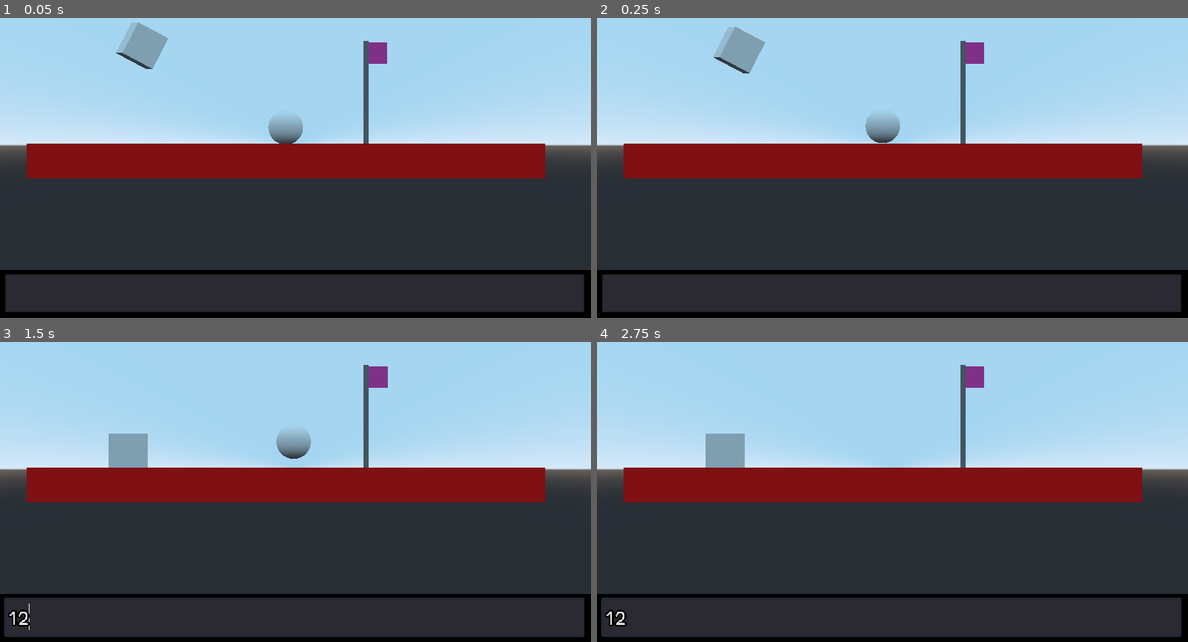
Above: before the commit, frames 1-4 (two rows, left to right).
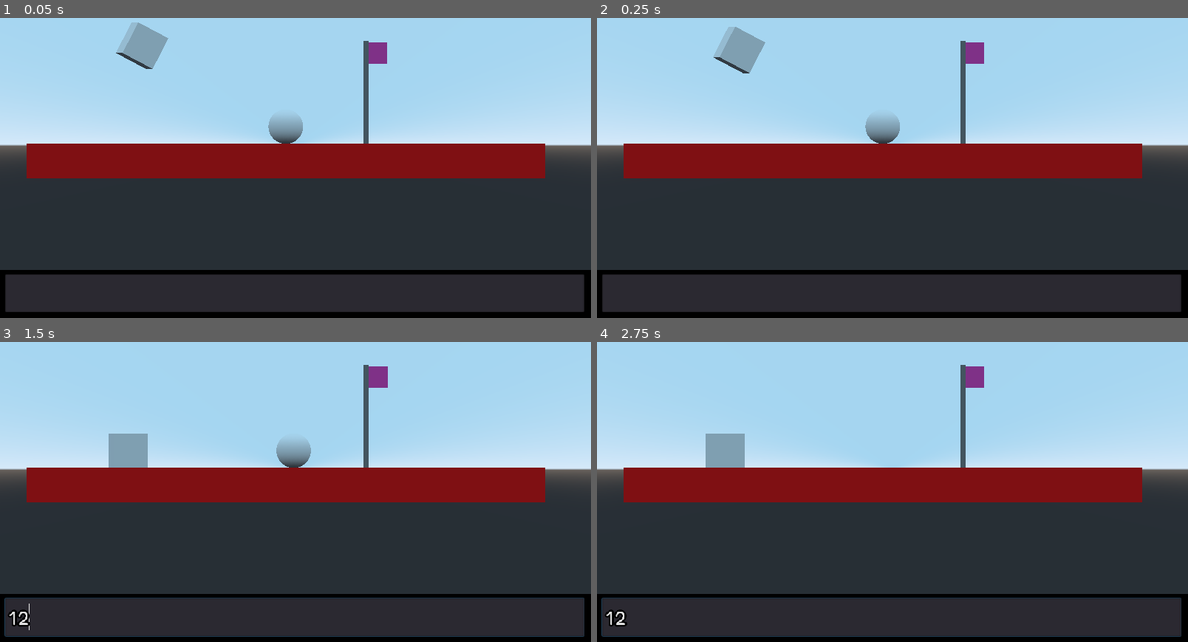
Above: after the commit, the same moments.

Repository: toimisto/rollballgenesis
Game: Godot game, scene res://scenes/Main.tscn
Two runs of this game, one before a commit and one after it. Both use one fixed random seed, a clock stepped at 60 frames per second and the inputs below.
Inputs (mouse positions are in pixels of both pictures, inside the frame that each line leads up to):
- Up to frame 1 (0.05 s): no input
- Up to frame 2 (0.25 s): no input
- Up to frame 3 (1.5 s): click (295, 618) at 0.52 s; type "12" at 0.6 s; hold Right (ui_right) from 1.28 s (still down)
- Up to frame 4 (2.75 s): release Right (ui_right) at 2.03 s; hold Down (ui_down) from 2.03 s (still down)

The runs differ from the first frame. In frame 1, less than 0.1% of the frame differs, in the area x 45-52%, y 33-42%; in frame 2, less than 0.1%; in frame 3, 0.6%, in the area x 46-53%, y 30-42%; in frame 4, nothing differs.

Commit message:
Better ball physics

Diff:
--- a/scenes/Level.tscn
+++ b/scenes/Level.tscn
@@ -1,7 +1,7 @@
 [gd_scene load_steps=11 format=2]
 
 [ext_resource path="res://scripts/Level.gd" type="Script" id=1]
-[ext_resource path="res://assets/Shinji.tscn" type="PackedScene" id=2]
+[ext_resource path="res://scenes/Shinji.tscn" type="PackedScene" id=2]
 [ext_resource path="res://scripts/Shinji.gd" type="Script" id=3]
 [ext_resource path="res://scripts/Camera.gd" type="Script" id=4]
 [ext_resource path="res://scenes/Goal.tscn" type="PackedScene" id=5]
@@ -47,7 +47,7 @@
 material/0 = null
 
 [node name="Shinji" parent="." instance=ExtResource( 2 )]
-transform = Transform( 1, 0, 0, 0, 1, 0, 0, 0, 1, 0, 1, 0 )
+transform = Transform( 1, 0, 0, 0, 1, 0, 0, 0, 1, 0, 1.07, 0 )
 script = ExtResource( 3 )
 
 [node name="Camera" type="Camera" parent="Shinji"]
--- a/scripts/Shinji.gd
+++ b/scripts/Shinji.gd
@@ -3,7 +3,7 @@
 const movementSpeed = 25
 
 func _ready():
-    pass
+    set_angular_damp(1)
 
 func _physics_process(delta):
     var xSpeed = Input.get_action_strength("ui_right") - Input.get_action_strength("ui_left")
Renamed: assets/Shinji.tscn -> scenes/Shinji.tscn
